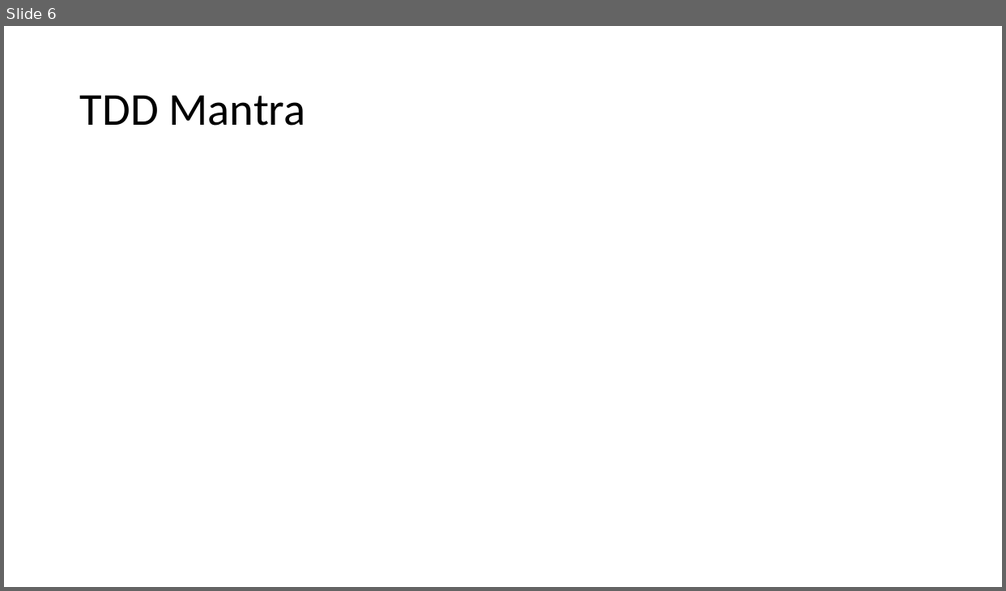
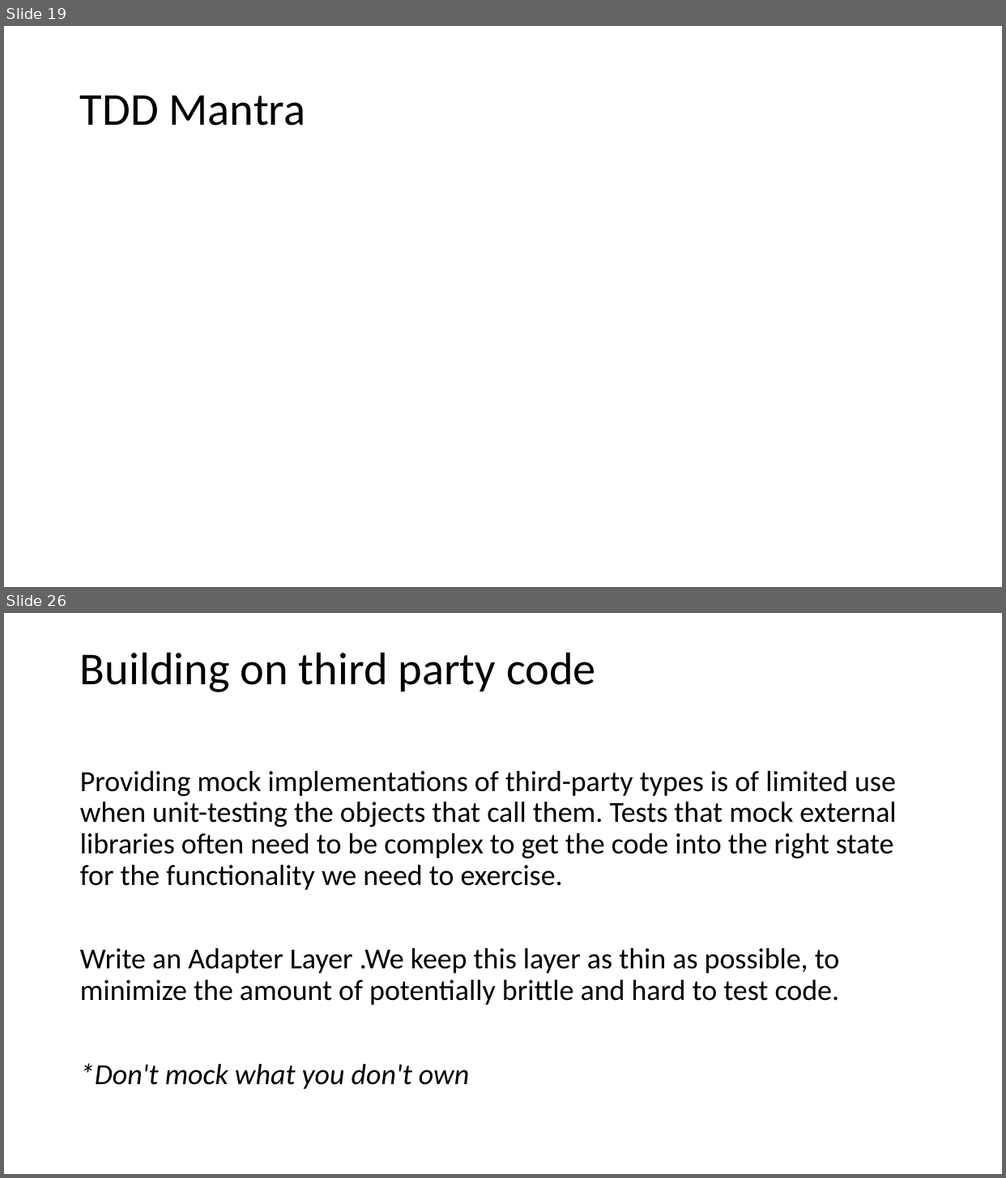
Before and after one commit to SunilPrasad/GithubRepo, a slide deck: TDDExamples/Persentation/TDD.pptx. Shown one above the other, each under a label of ours: slide 6 before the commit, slides 19 and 26 after it; the slides between them are not shown. The pictures are 1006x591 and 1006x1178 pixels, drawn with LibreOffice and Linux fonts; fonts in the diff are those of the drawing. Boxes give left, top, right and bottom in pixels: in the first picture for what was removed or moved away, otherwise in the second. Text is boxed around its words. In the diff, an @@ line names an element or a change of style, - is before the commit and + after.

```diff
--- a/TDDExamples/Persentation/TDD.pptx
+++ b/TDDExamples/Persentation/TDD.pptx
@@ slide 26 added at <box>4,613,1002,1174</box>, background #FFFFFF @@
@@ title added at <box>80,652,596,692</box>, 44 pt, text #000000 @@
+Building on third party code
@@ text added at <box>80,771,896,1089</box>, 28 pt, text #000000 @@
+Providing mock implementations of third-party types is of limited use when unit-testing the objects that call them. Tests that mock external libraries often need to be complex to get the code into the right state for the functionality we need to exercise.
+Write an Adapter Layer .We keep this layer as thin as possible, to minimize the amount of potentially brittle and hard to test code.
+*Don't mock what you don't own
@@ what was slide 6 is now slide 19 @@
```
Also in this commit, not shown: 1 slide changed, 33 other slides added, 8 other files.
